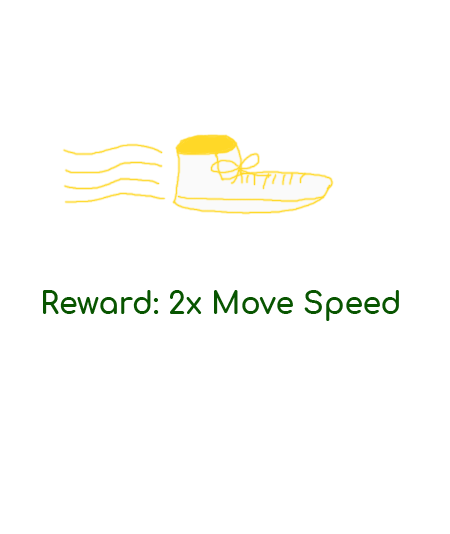
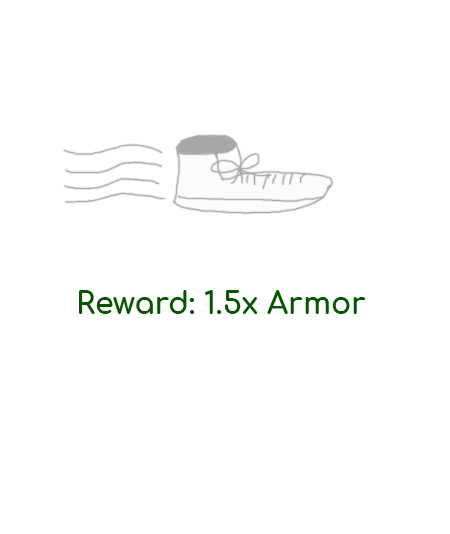
Before/after of a w=450, h=534 layered artwork. What changed in the layer stack:
showed "Layer 3 copy" over [62, 134, 334, 215]
hid "Layer 3" over [62, 134, 334, 215]
renamed "Reward: 2x Move Speed" to "Reward: 1.5x Armor", painted on it over [43, 290, 399, 321]
